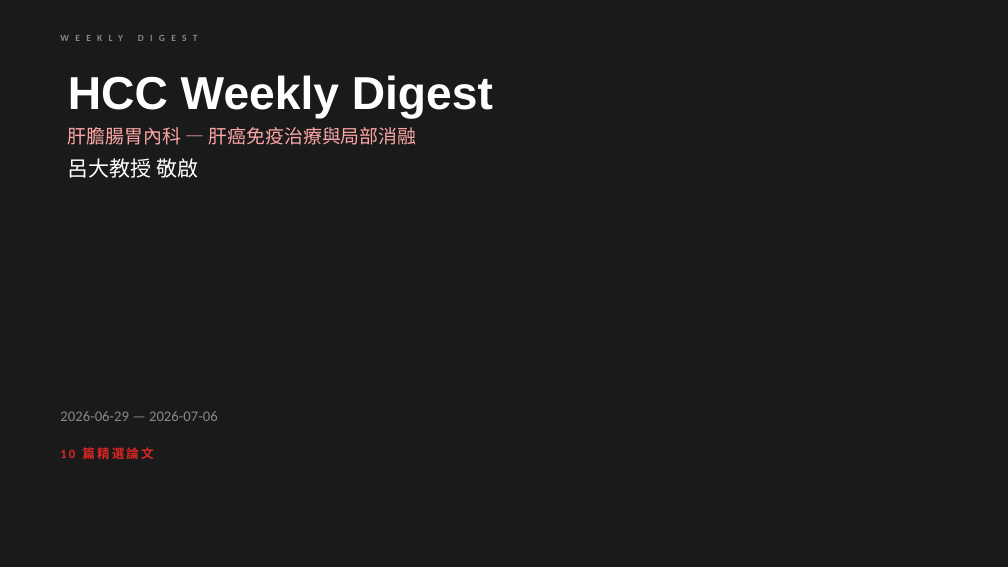
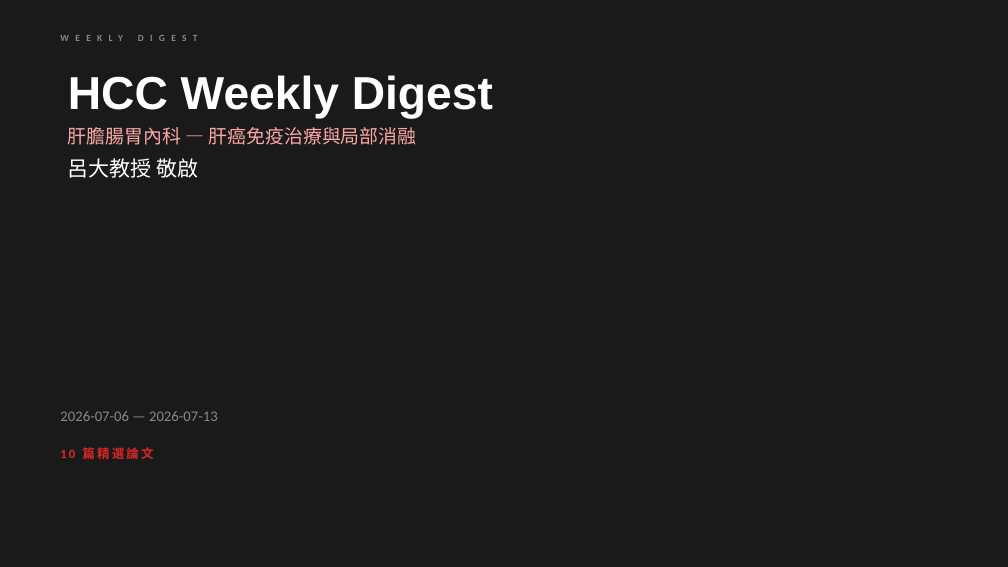
Before and after one commit to jejenhu-maker/hcc-weekly-digest, a slide deck: slide 1 of docs/digest-zh.pptx. Drawn at 1008x567 pixels with LibreOffice and Linux fonts; fonts in the diff are those of the drawing. Boxes give left, top, right and bottom in pixels: in the first picture for what was removed or moved away, otherwise in the second. Text is boxed around its words. In the diff, an @@ line names an element or a change of style, - is before the commit and + after.

```diff
--- a/docs/digest-zh.pptx
+++ b/docs/digest-zh.pptx
@@ text at [60,411,218,421]: text changed @@
-2026-06-29 — 2026-07-06
+2026-07-06 — 2026-07-13
```
Also in this commit, not shown: 12 other slides changed, 1 slide added, 1 slide removed, 2 other files.
